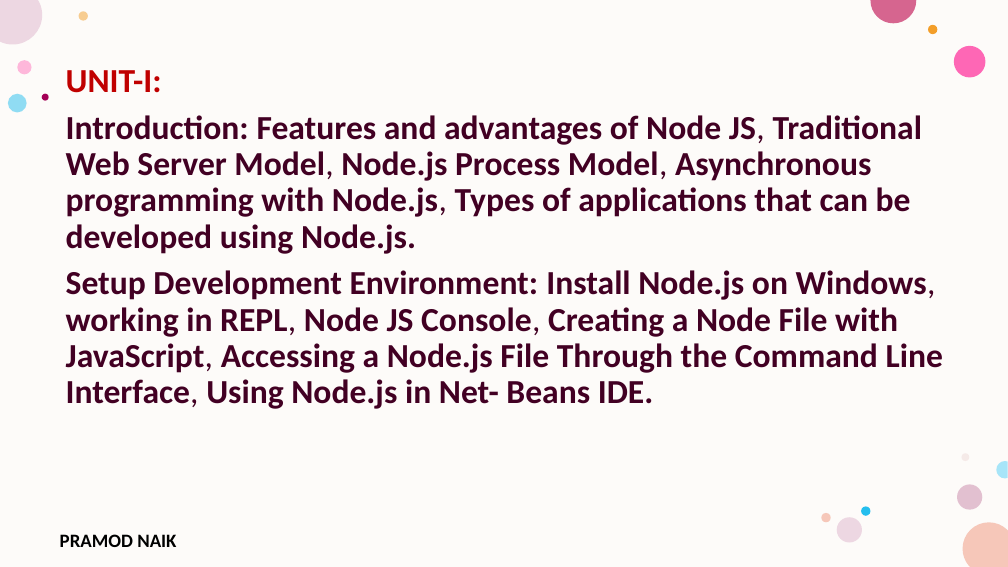
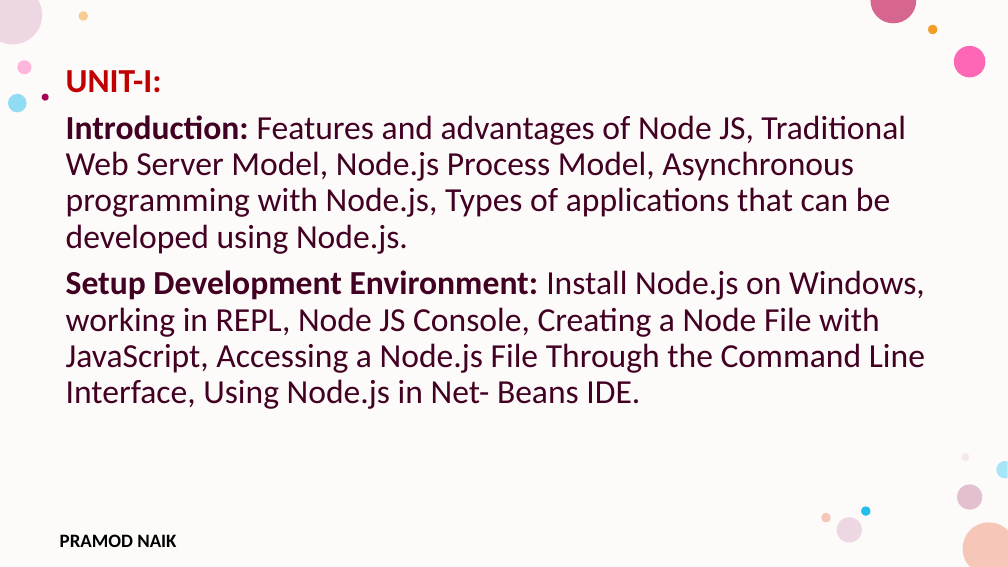
Before and after one commit to PRAMOD-VISHNU-NAIK/MCA-3rd-Sem-Srinivas-College, a slide deck: slide 56 of Theory CLass Notes/Module-1.pptx (slide 50 before the commit). Drawn at 1008x567 pixels with LibreOffice and Linux fonts; fonts in the diff are those of the drawing; background and template pictures are left out. Boxes give left, top, right and bottom in pixels: in the first picture for what was removed or moved away, otherwise in the second. Text is boxed around its words. In the diff, an @@ line names an element or a change of style, - is before the commit and + after.

```diff
--- a/Theory CLass Notes/Module-1.pptx
+++ b/Theory CLass Notes/Module-1.pptx
@@ text at (66, 115, 925, 409): bold off in "Features and advantages of Node JS, Traditional ...", "Install Node.js on Windows, working in REPL, ..." @@
```
Also in this commit, not shown: 1 other slide changed, 1 other file.
